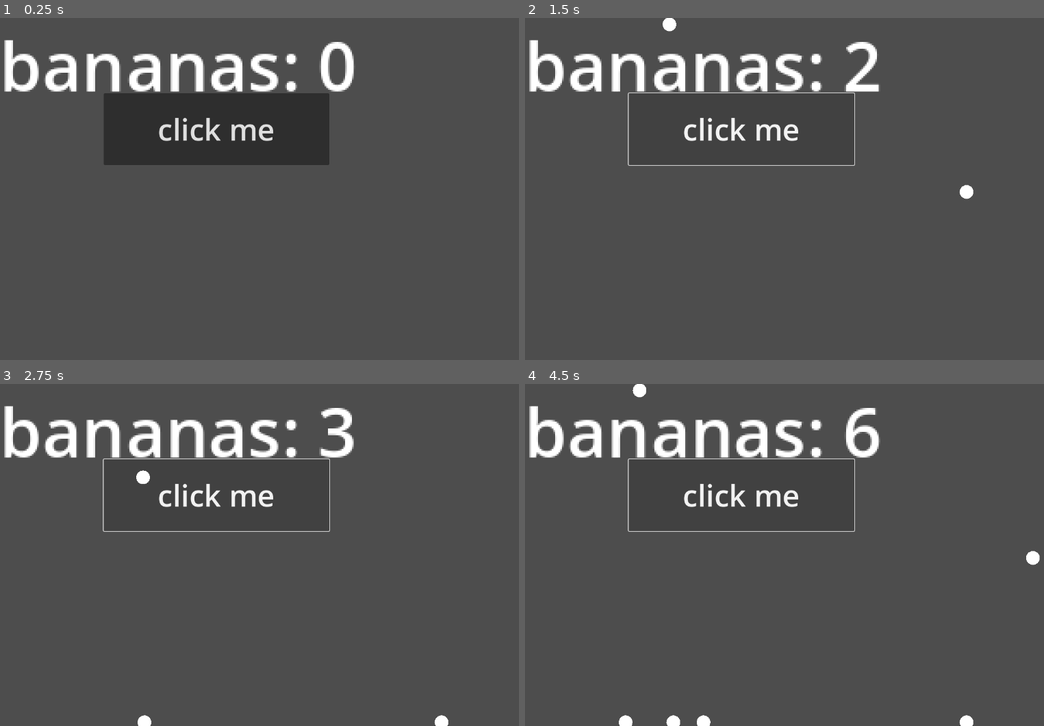
Above: before the commit, frames 1-4 (two rows, left to right).
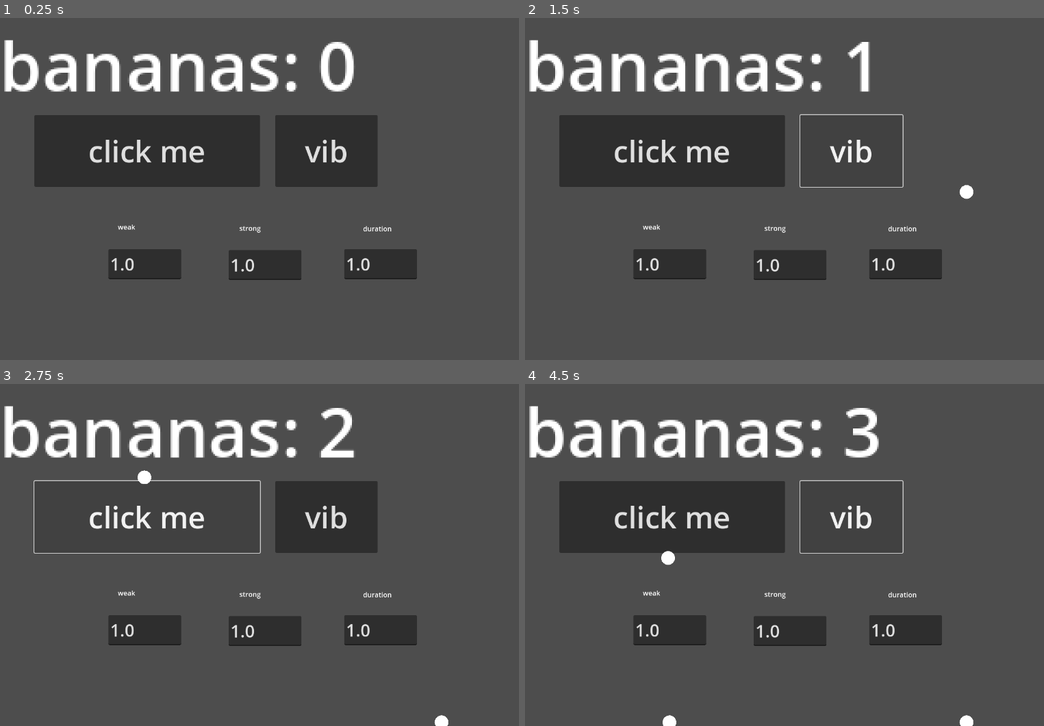
Above: after the commit, the same moments.

Repository: trevyn/soto
Game: Godot game, scene res://node_2d.tscn
Same seed, same stepped clock (60 frames per second), same inputs: the game is played once before the commit and once after it.
Inputs (mouse positions are in pixels of both pictures, inside the frame that each line leads up to):
- Up to frame 1 (0.25 s): no input
- Up to frame 2 (1.5 s): click "click me" at 0.5 s; click (851, 151) at 1.25 s, where only the run after the commit has a clickable "vib"
- Up to frame 3 (2.75 s): click "click me" at 2 s
- Up to frame 4 (4.5 s): click (851, 517) at 2.75 s, where only the run after the commit has a clickable "vib"; click "click me" at 3.5 s; click (851, 517) at 4.25 s, where only the run after the commit has a clickable "vib"

The runs differ from the first frame. In frame 1, 15% of the frame differs, in the area x 6-81%, y 22-77%; in frame 2, 11%; in frame 3, 8.5%; in frame 4, 11%.

Commit message:
add vibration

Diff:
--- a/Main.gd
+++ b/Main.gd
@@ -21,3 +21,14 @@
 # Called every frame. 'delta' is the elapsed time since the previous frame.
 func _process(_delta: float) -> void:
 	pass
+
+
+func _on_button_2_pressed() -> void:
+	print ("button pressed")
+	var device := 0 # The joystick device index, change as needed
+	var weak_magnitude := float($Weak.text) # Weak vibration strength (0 to 1)
+	var strong_magnitude := float($Strong.text)  # Strong vibration strength (0 to 1)
+	var duration := float($Duration.text)  # Duration in seconds
+
+	# Trigger joystick vibration
+	Input.start_joy_vibration(device, weak_magnitude, strong_magnitude, duration)
--- a/node_2d.tscn
+++ b/node_2d.tscn
@@ -11,6 +11,9 @@
 
 [sub_resource type="RectangleShape2D" id="RectangleShape2D_7dq5l"]
 
+[sub_resource type="Theme" id="Theme_2l7dw"]
+default_font_size = 40
+
 [node name="Node2D" type="Node2D"]
 script = ExtResource("1_kcb8k")
 falling_object_scene = ExtResource("2_6coth")
@@ -21,20 +24,31 @@
 scale = Vector2(4, 4)
 
 [node name="SubViewport" type="SubViewport" parent="SubViewportContainer"]
+handle_input_locally = false
 canvas_item_default_texture_filter = 0
 size = Vector2i(40, 40)
+render_target_update_mode = 4
 
 [node name="Label" type="Label" parent="SubViewportContainer"]
 layout_mode = 2
 theme = SubResource("Theme_p6gxr")
+text = "bananas: 0"
 
 [node name="Button" type="Button" parent="."]
-offset_left = 244.0
-offset_top = 176.0
-offset_right = 771.0
-offset_bottom = 344.0
+offset_left = 82.0
+offset_top = 227.0
+offset_right = 609.0
+offset_bottom = 395.0
 theme = SubResource("Theme_ul4r8")
 text = "click me"
+
+[node name="Button2" type="Button" parent="."]
+offset_left = 645.0
+offset_top = 227.0
+offset_right = 884.0
+offset_bottom = 395.0
+theme = SubResource("Theme_ul4r8")
+text = "vib"
 
 [node name="StaticBody2D" type="StaticBody2D" parent="."]
 
@@ -52,3 +66,50 @@
 position = Vector2(857, 1807)
 scale = Vector2(100, 100)
 shape = SubResource("RectangleShape2D_7dq5l")
+
+[node name="Weak" type="LineEdit" parent="."]
+offset_left = 255.0
+offset_top = 541.0
+offset_right = 425.0
+offset_bottom = 611.0
+theme = SubResource("Theme_2l7dw")
+text = "1.0"
+
+[node name="Strong" type="LineEdit" parent="."]
+offset_left = 536.0
+offset_top = 543.0
+offset_right = 706.0
+offset_bottom = 613.0
+theme = SubResource("Theme_2l7dw")
+text = "1.0"
+
+[node name="Duration" type="LineEdit" parent="."]
+offset_left = 806.0
+offset_top = 541.0
+offset_right = 976.0
+offset_bottom = 611.0
+theme = SubResource("Theme_2l7dw")
+text = "1.0"
+
+[node name="Label" type="Label" parent="."]
+offset_left = 276.657
+offset_top = 477.172
+offset_right = 316.657
+offset_bottom = 500.172
+text = "weak"
+
+[node name="Label2" type="Label" parent="."]
+offset_left = 561.0
+offset_top = 480.0
+offset_right = 602.0
+offset_bottom = 503.0
+text = "strong"
+
+[node name="Label3" type="Label" parent="."]
+offset_left = 850.0
+offset_top = 481.0
+offset_right = 891.0
+offset_bottom = 504.0
+text = "duration"
+
+[connection signal="pressed" from="Button2" to="." method="_on_button_2_pressed"]
Not shown: 1 places in node_2d.tscn that only renumber resources
Not shown, changed: .github/workflows/ci.yml
